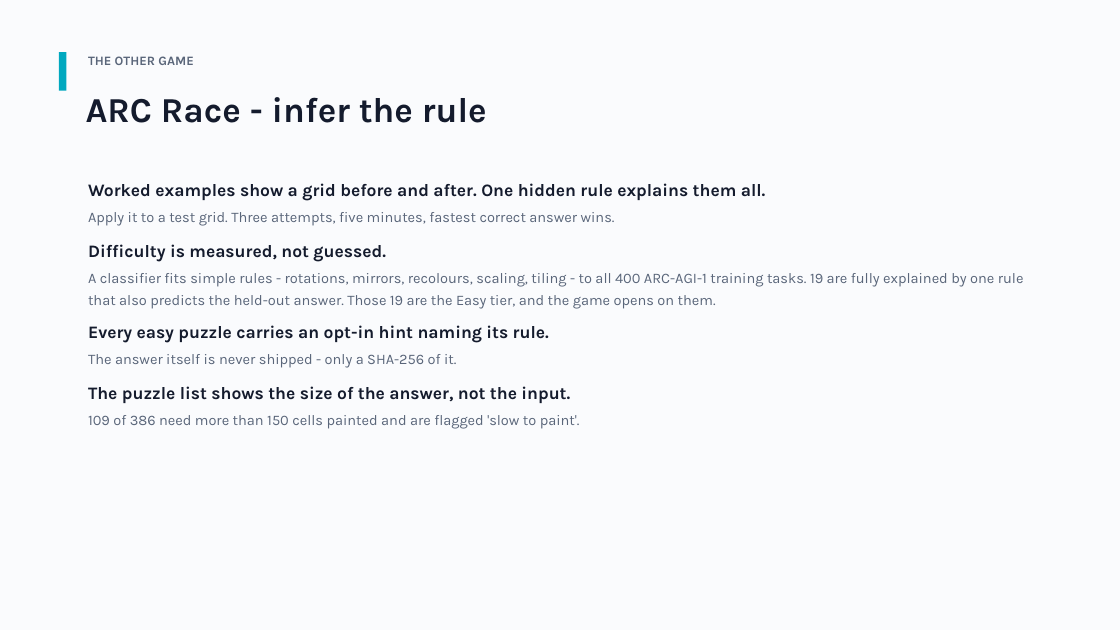
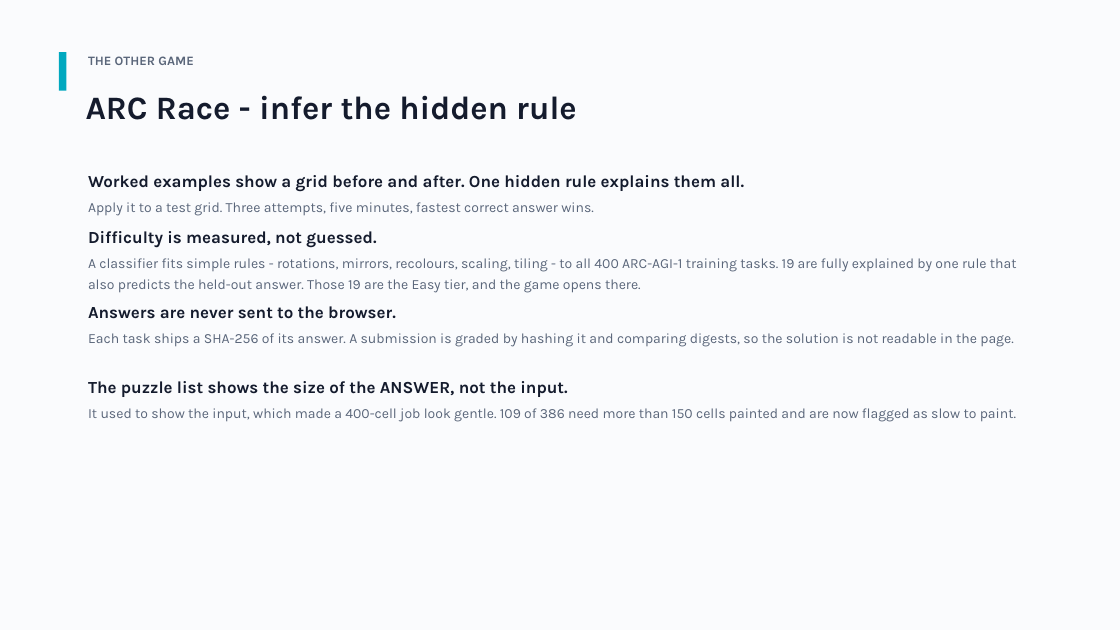
Before and after one commit to panandi/mnistpro, a slide deck: slide 7 of docs/MNIST-PRO-overview.pptx. Drawn at 1120x630 pixels with LibreOffice and Linux fonts; fonts in the diff are those of the drawing. Boxes give left, top, right and bottom in pixels: in the first picture for what was removed or moved away, otherwise in the second. Text is boxed around its words. In the diff, an @@ line names an element or a change of style, - is before the commit and + after.

```diff
--- a/docs/MNIST-PRO-overview.pptx
+++ b/docs/MNIST-PRO-overview.pptx
@@ text at bbox=[86, 95, 577, 120]: text changed; size 30 to 28 pt @@
-ARC Race - infer the rule
+ARC Race - infer the hidden rule
@@ text "Worked examples show a grid ...": place and size @@
-text "Worked examples show a grid ..." at bbox=[88, 183, 766, 201]
+text "Worked examples show a grid ..." at bbox=[88, 175, 744, 192]
@@ text "Worked examples show a grid ..." at bbox=[88, 175, 744, 192]: size 15 to 14.5 pt @@
@@ text "Apply it to a test ...": place and size @@
-text "Apply it to a test ..." at bbox=[88, 212, 615, 226]
+text "Apply it to a test ..." at bbox=[88, 202, 594, 216]
@@ text "Apply it to a test ..." at bbox=[88, 202, 594, 216]: size 12.5 to 12 pt @@
@@ text "Difficulty is measured, not guessed." at bbox=[88, 231, 376, 248]: size 15 to 14.5 pt @@
@@ text "Difficulty is measured, not guessed.": place and size @@
-text "Difficulty is measured, not guessed." at bbox=[88, 244, 386, 262]
+text "Difficulty is measured, not guessed." at bbox=[88, 231, 376, 248]
@@ text at bbox=[88, 258, 1017, 293]: text changed; size 12.5 to 12 pt @@
-A classifier fits simple rules - rotations, mirrors, recolours, scaling, tiling - to all 400 ARC-AGI-1 training tasks. 19 are fully explained by one rule that also predicts the held-out answer. Those 19 are the Easy tier, and the game opens on them.
+A classifier fits simple rules - rotations, mirrors, recolours, scaling, tiling - to all 400 ARC-AGI-1 training tasks. 19 are fully explained by one rule that also predicts the held-out answer. Those 19 are the Easy tier, and the game opens there.
@@ text at bbox=[88, 306, 396, 319]: text changed; size 15 to 14.5 pt @@
-Every easy puzzle carries an opt-in hint naming its rule.
+Answers are never sent to the browser.
@@ text at bbox=[88, 333, 1013, 347]: text changed; size 12.5 to 12 pt @@
-The answer itself is never shipped - only a SHA-256 of it.
+Each task ships a SHA-256 of its answer. A submission is graded by hashing it and comparing digests, so the solution is not readable in the page.
@@ text at bbox=[88, 381, 567, 397]: text changed; size 15 to 14.5 pt @@
-The puzzle list shows the size of the answer, not the input.
+The puzzle list shows the size of the ANSWER, not the input.
@@ text at bbox=[88, 408, 1016, 422]: text changed; size 12.5 to 12 pt @@
-109 of 386 need more than 150 cells painted and are flagged 'slow to paint'.
+It used to show the input, which made a 400-cell job look gentle. 109 of 386 need more than 150 cells painted and are now flagged as slow to paint.
```
Also in this commit, not shown: 8 other slides changed, 10 slides added, 2 slides removed.
